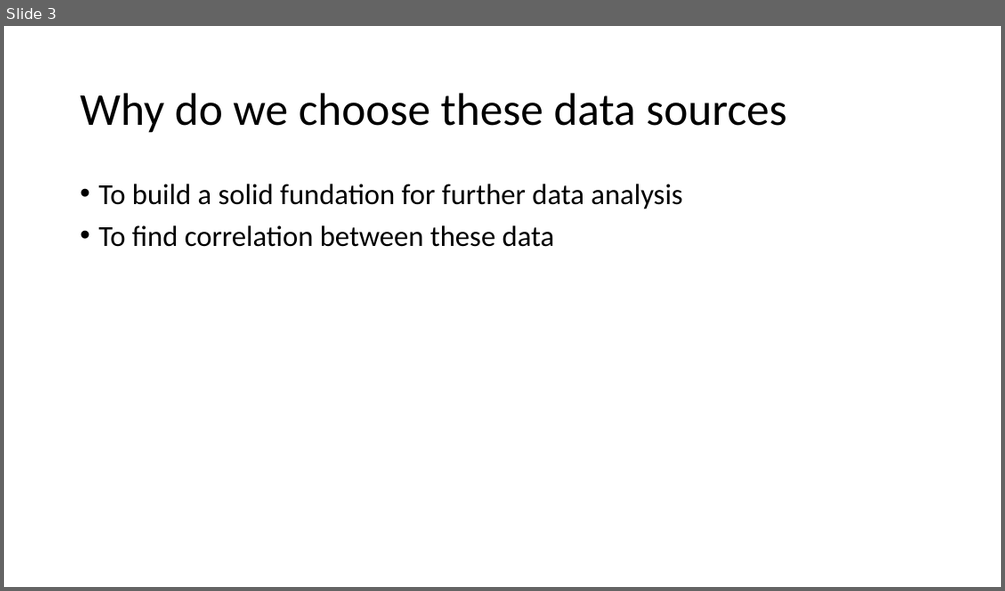
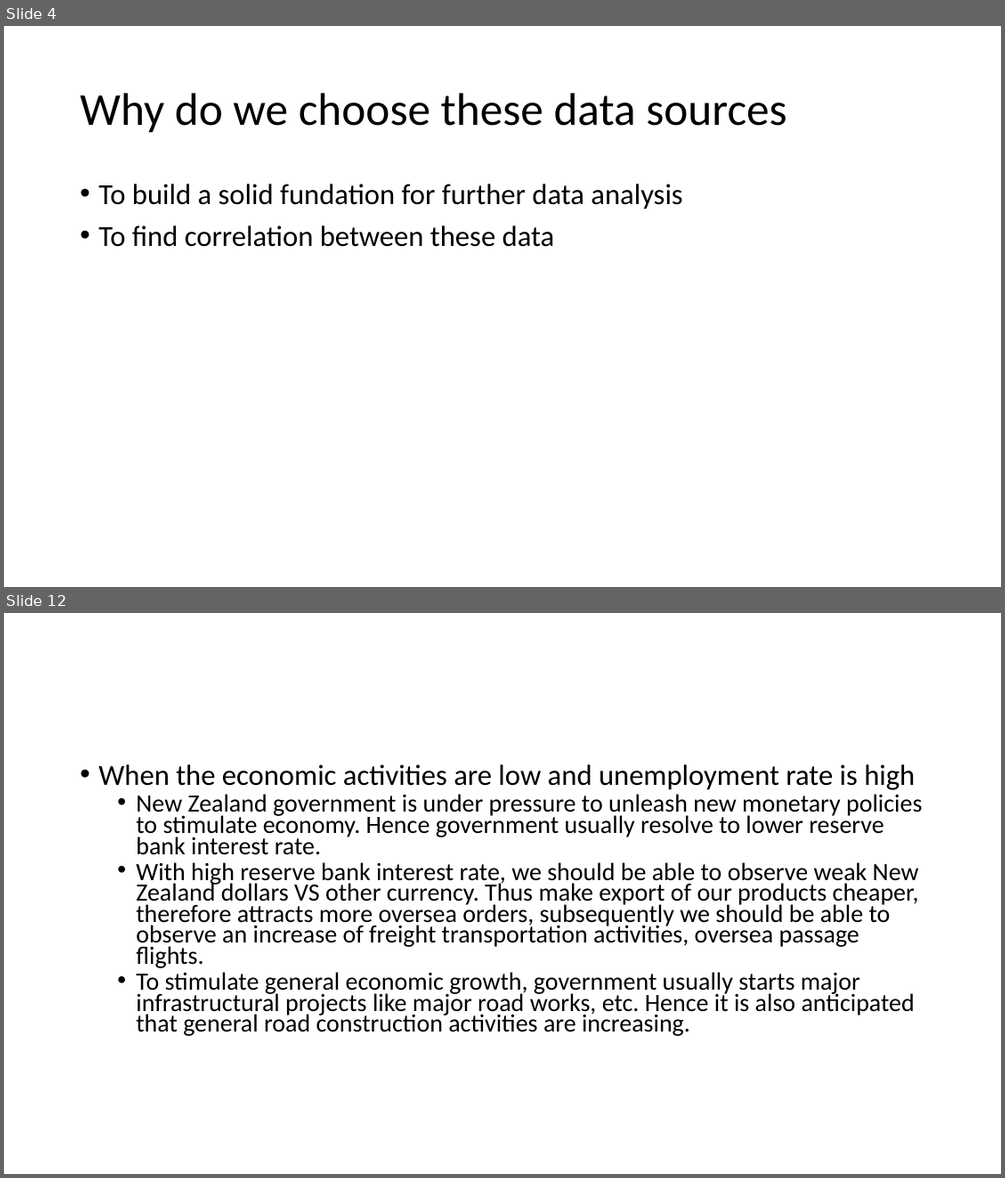
Before and after one commit to ansrali/data422-group-project, a slide deck: Group Project Presentation.pptx. Shown one above the other, each under a label of ours: slide 3 before the commit, slides 4 and 12 after it; the slides between them are not shown. The pictures are 1005x591 and 1005x1178 pixels, drawn with LibreOffice and Linux fonts; fonts in the diff are those of the drawing. Boxes give left, top, right and bottom in pixels: in the first picture for what was removed or moved away, otherwise in the second. Text is boxed around its words. In the diff, an @@ line names an element or a change of style, - is before the commit and + after.

```diff
--- a/Group Project Presentation.pptx
+++ b/Group Project Presentation.pptx
@@ slide 12 added at <box>4,613,1001,1174</box>, background #FFFFFF @@
@@ text added at <box>98,764,922,1036</box>, 24 pt, text #000000 @@
+• When the economic activities are low and unemployment rate is high
+  • New Zealand government is under pressure to unleash new monetary policies to stimulate economy. Hence government usually resolve to lower reserve bank interest rate.
+  • With high reserve bank interest rate, we should be able to observe weak New Zealand dollars VS other currency. Thus make export of our products cheaper, therefore attracts more oversea orders, subsequently we should be able to observe an increase of freight transportation activities, oversea passage flights.
+  • To stimulate general economic growth, government usually starts major infrastructural projects like major road works, etc. Hence it is also anticipated that general road construction activities are increasing.
@@ what was slide 3 is now slide 4 @@
```
Also in this commit, not shown: 1 slide changed, 8 other slides added, 2 other files.
